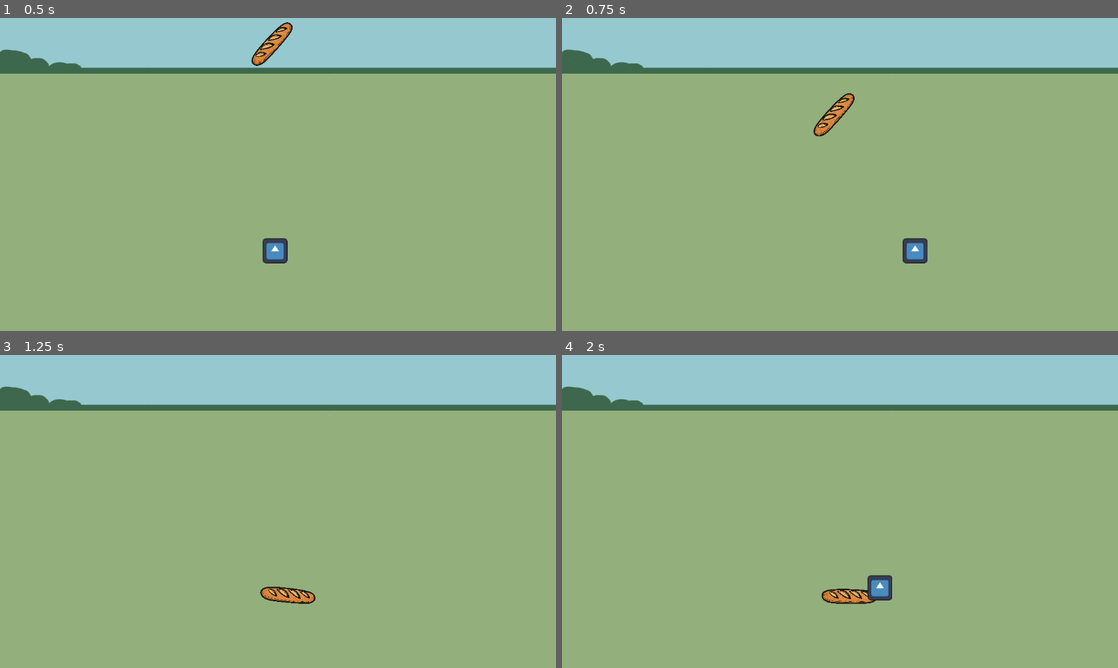
Above: before the commit, frames 1-4 (two rows, left to right).
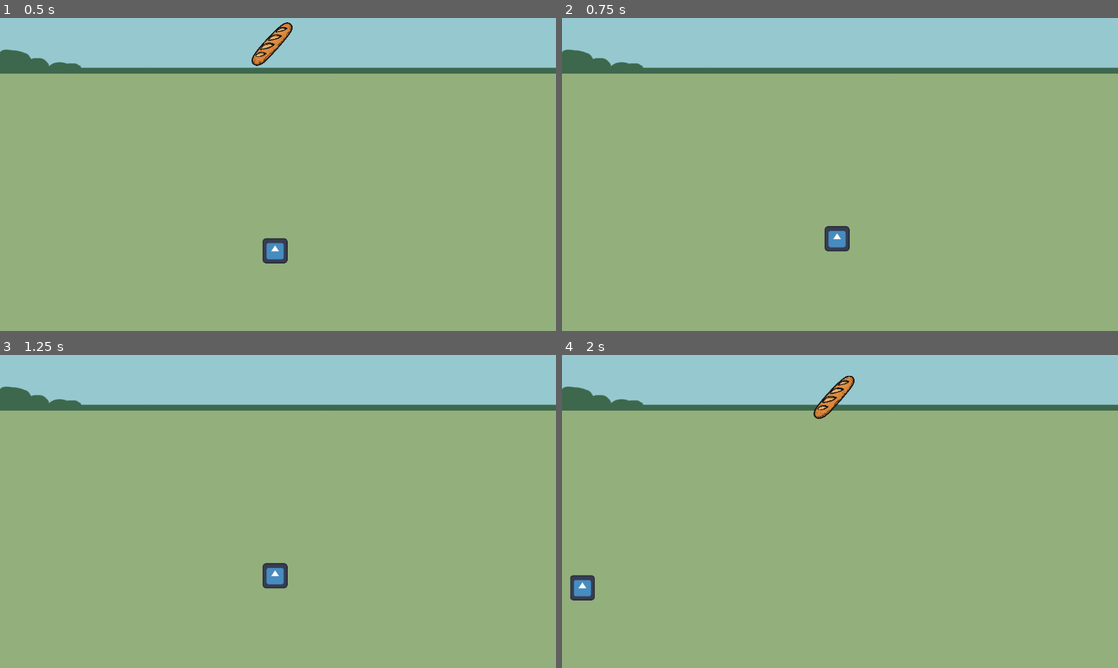
Above: after the commit, the same moments.

Repository: baguette-ballett/baguette-ballett
Game: Godot game, scene res://scenes/level/level.tscn
Same seed, same stepped clock (60 frames per second), same inputs: the game is played once before the commit and once after it. The engine's default icon, where the game draws it, is replaced by a stand-in: a white triangle on a blue panel in a dark square.
Inputs:
- Up to frame 1 (0.5 s): no input
- Up to frame 2 (0.75 s): hold Right (right) from 0.53 s (still down); hold R (ui_r_key, bound only after the commit) from 0.53 s (still down)
- Up to frame 3 (1.25 s): keep holding Right (right); keep holding R (ui_r_key, bound only after the commit)
- Up to frame 4 (2 s): release Right (right) at 1.28 s; release R (ui_r_key, bound only after the commit) at 1.28 s; hold Left (left) from 1.28 s (still down); tap R (ui_r_key, bound only after the commit) at 1.35 s

Frame 1 is identical in both runs. In frame 2, 1.2% of the frame differs, in the area x 45-66%, y 24-79%; in frame 3, 0.8%; in frame 4, 1.5%, in the area x 1-60%, y 6-80%.

Commit message:
Add reload function to level scene

Diff:
--- a/project.godot
+++ b/project.godot
@@ -33,6 +33,11 @@
 , Object(InputEventKey,"resource_local_to_scene":false,"resource_name":"","device":-1,"window_id":0,"alt_pressed":false …(183 unchanged characters)…
 ]
 }
+ui_r_key={
+"deadzone": 0.2,
+"events": [Object(InputEventKey,"resource_local_to_scene":false,"resource_name":"","device":0,"window_id":0,"alt_pressed":false,"shift_pressed":false,"ctrl_pressed":false,"meta_pressed":false,"pressed":false,"keycode":0,"physical_keycode":82,"key_label":0,"unicode":0,"location":0,"echo":false,"script":null)
+]
+}
 
 [rendering]
 
--- /dev/null
+++ b/scenes/level/level.gd
@@ -0,0 +1,5 @@
+extends Node2D
+
+func _process(delta):
+	if Input.is_action_pressed("ui_r_key"):
+		get_tree().reload_current_scene()
--- a/scenes/level/level.tscn
+++ b/scenes/level/level.tscn
@@ -1,7 +1,8 @@
-[gd_scene load_steps=8 format=3 uid="uid://clhd0m3qtl5xu"]
+[gd_scene load_steps=9 format=3 uid="uid://clhd0m3qtl5xu"]
 
 [ext_resource type="PackedScene" uid="uid://c1lt6og2rw05e" path="res://scenes/baguette/baguette.tscn" id="1_5lpb7"]
 [ext_resource type="Texture2D" uid="uid://cvw5cqouxdake" path="res://assets/sprites/background_left.png" id="1_hnne4"]
+[ext_resource type="Script" uid="uid://lxh70038xkds" path="res://scenes/level/level.gd" id="1_vpf64"]
 [ext_resource type="PackedScene" uid="uid://nmxc788sia0e" path="res://scenes/player/player.tscn" id="2_s8ale"]
 [ext_resource type="Texture2D" uid="uid://d3ep8peebrglw" path="res://assets/sprites/background_right.png" id="2_vpf64"]
 [ext_resource type="Texture2D" uid="uid://brd8c8ispgnym" path="res://icon.svg" id="3_plauu"]
@@ -12,6 +13,7 @@
 size = Vector2(4056, 48)
 
 [node name="level" type="Node2D"]
+script = ExtResource("1_vpf64")
 
 [node name="background left" type="Sprite2D" parent="."]
 position = Vector2(-277, 325)
Not shown, added: scenes/level/level.gd.uid
